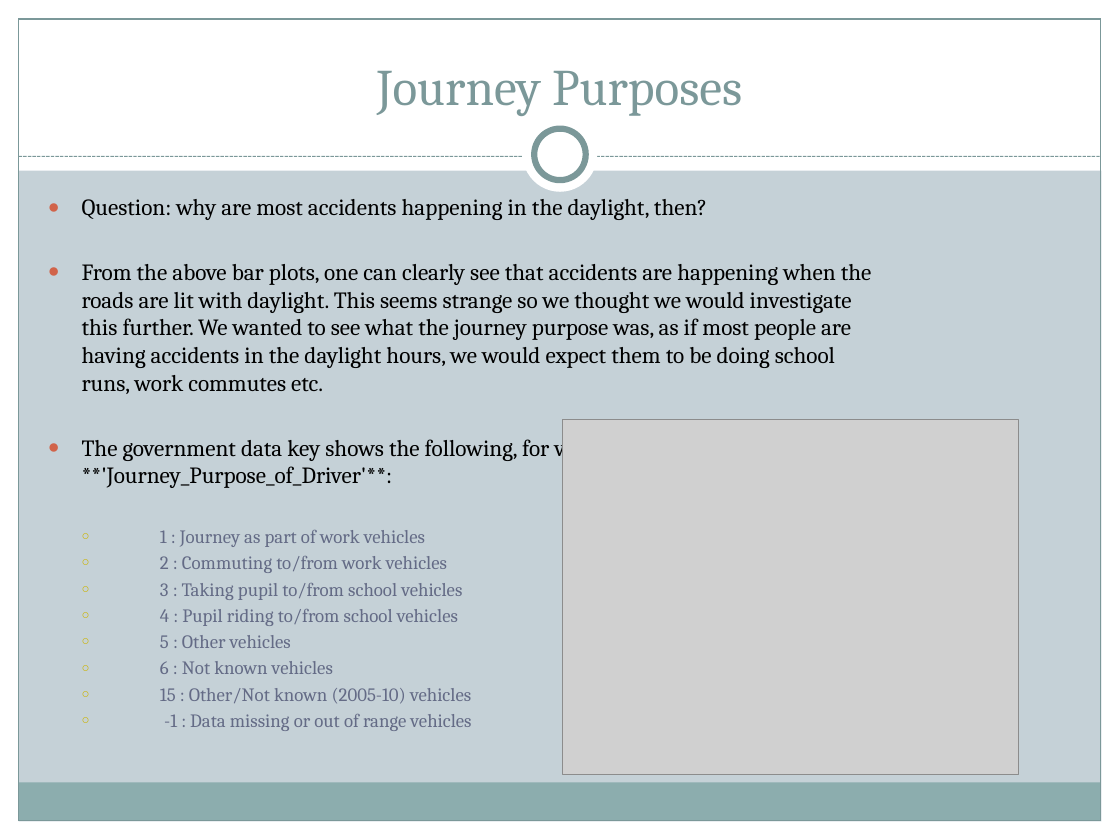
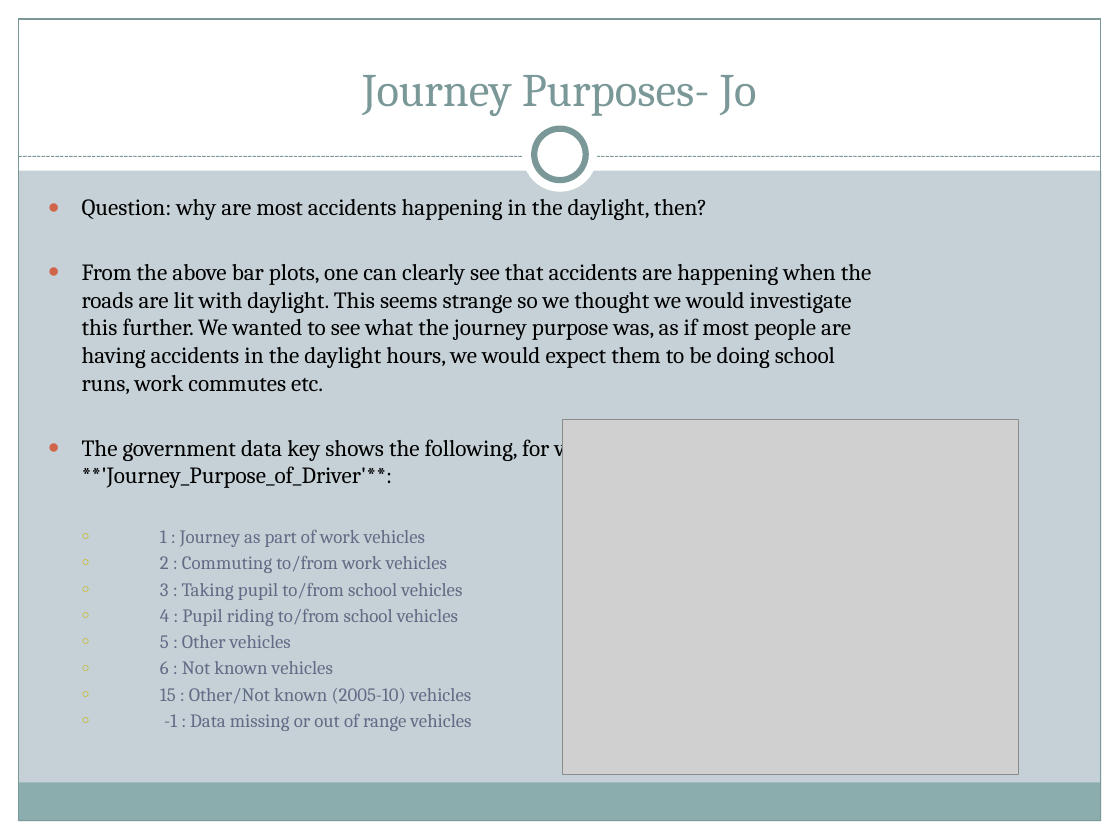
Before and after one commit to HabibR101/Project_1, a slide deck: slide 6 of Car Accidents Data Analysis.pptx. Drawn at 1120x840 pixels with LibreOffice and Linux fonts; fonts in the diff are those of the drawing; grey boxes stand for pictures. Boxes give left, top, right and bottom in pixels: in the first picture for what was removed or moved away, otherwise in the second. Text is boxed around its words. In the diff, an @@ line names an element or a change of style, - is before the commit and + after.

```diff
--- a/Car Accidents Data Analysis.pptx
+++ b/Car Accidents Data Analysis.pptx
@@ title at bbox=[362, 75, 757, 116]: text changed; size 33 to 30 pt @@
-Journey Purposes
+Journey Purposes- Jo
```
Also in this commit, not shown: 2 other slides changed, 16 slides added, 1 other file.
